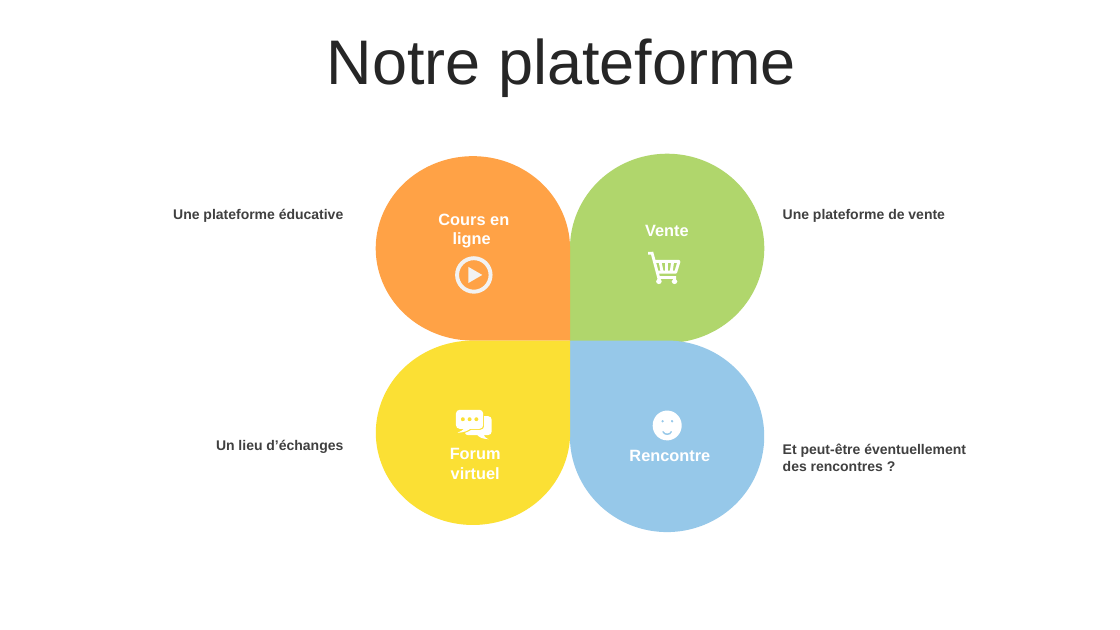
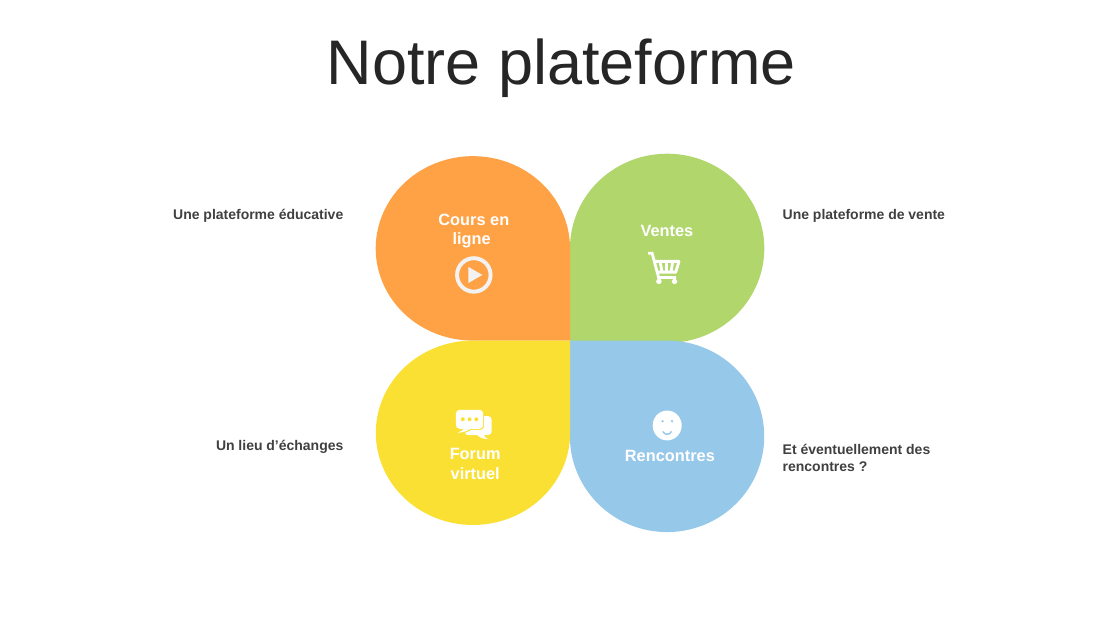
Before and after one commit to Asrielbot/Team-16, a slide deck: slide 5 of présentation workshop.pptx. Drawn at 1120x630 pixels with LibreOffice and Linux fonts; fonts in the diff are those of the drawing. Boxes give left, top, right and bottom in pixels: in the first picture for what was removed or moved away, otherwise in the second. Text is boxed around its words. In the diff, an @@ line names an element or a change of style, - is before the commit and + after.

```diff
--- a/présentation workshop.pptx
+++ b/présentation workshop.pptx
@@ text at (x1=641, y1=225, x2=694, y2=236): text changed @@
-Vente
+Ventes
@@ text at (x1=783, y1=443, x2=930, y2=471): text changed @@
-Et peut-être éventuellement des rencontres ?
+Et éventuellement des rencontres ?
@@ text at (x1=625, y1=450, x2=715, y2=461): text changed @@
-Rencontre
+Rencontres
```
Also in this commit, not shown: 4 other slides changed.
